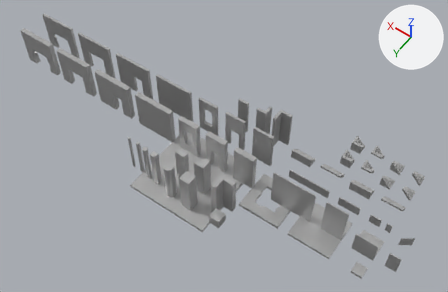
An edit to the Blender file assets/units/pd2_mod_mockup/tileset/mockup_tiles_all.blend, drawn before and after from the same camera.
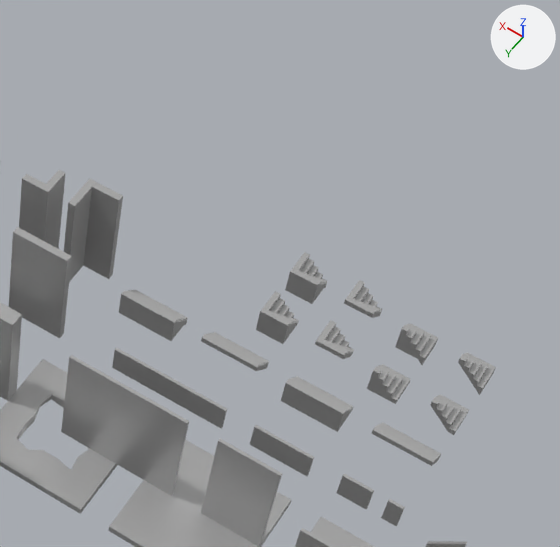
There are two pictures of each version: one whole from a 50 mm lens placed at (-4.0, 38.7, 45.8), pointed at (16.6, 9.8, 0.4), one close up on the part from 56% to 100% of the width and 16% to 82% of the height. The lights are fixed; the arrows at upper right show +X, +Y and +Z.

The older version as bpy lines, for what is in view:
```python
me_g_g_001 = bpy.data.meshes.new('g_g.001')
me_g_g_001.from_pydata(...)  # 56 vertices, 76 faces; spans x 0.0..4.0, y 0.0..4.0, z -0.25..0.0
me_g_g_001.materials.append(mat_mat_mkp)  # its picture is missing
me_g_g_007 = bpy.data.meshes.new('g_g.007')
me_g_g_007.from_pydata(...)  # 24 vertices, 6 faces; spans x 0.0..2.0, y 0.0..2.0, z -0.25..0.0
me_g_g_007.materials.append(mat_mat_mkp)  # its picture is missing
me_g_g_049 = bpy.data.meshes.new('g_g.049')
me_g_g_049.from_pydata(...)  # 36 vertices, 38 faces; spans x 0.0..1.0, y 0.0..1.0, z 0.0..1.0
me_g_g_049.materials.append(mat_mat_mkp)  # its picture is missing
ob_g_floor_2x2m = bpy.data.objects.new('g_floor_2x2m', me_g_g_007)
ob_g_floor_2x2m.parent = ob_rp_floor_2x2m
ob_g_floor_2x2m.location = (0.0, 0.0, 0.0)
ob_g_floor_4x4m_hole = bpy.data.objects.new('g_floor_4x4m_hole', me_g_g_001)
ob_g_floor_4x4m_hole.parent = ob_rp_floor_4x4m_hole
ob_g_floor_4x4m_hole.location = (0.0, 0.0, 0.0)
ob_g_stair_bot_d = bpy.data.objects.new('g_stair_bot_d', me_g_g_049)
ob_g_stair_bot_d.parent = ob_rp_stair_bot_d
ob_g_stair_bot_d.location = (0.0, 0.0, 0.0)
# also in view: 'g_wall_int_1m_b' at (14.5, 6.5, 2.0); 'g_stair_top_e' at (4.5, 2.5, 0.4); 'g_stair_top_a' at (7.0, 6.5, 0.4); 'g_stair_top_d' at (2.5, 2.5, 0.4); 'g_wall_int_1m_c' at (12.6, 6.4, 2.0)
```
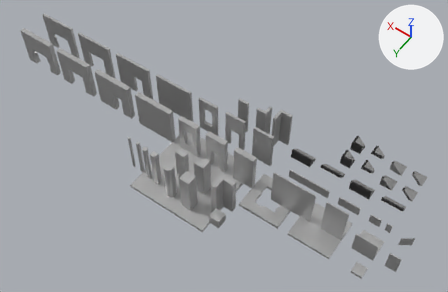
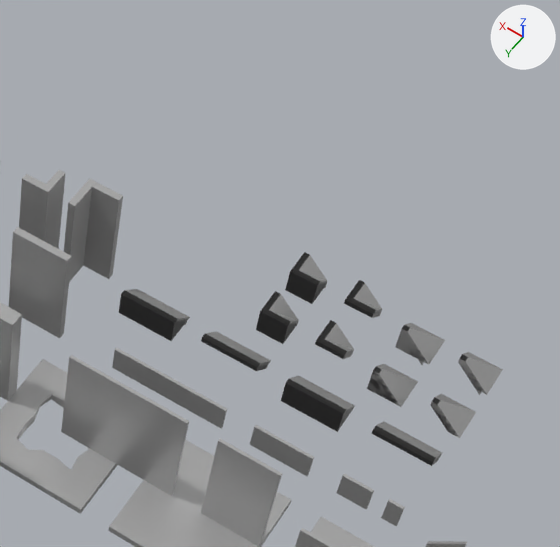
Changed parts and their boxes (x1, y1, x2, y2) in the close-ups (560 x 547 px):
'c_stair_top_d', added: after (395, 323, 445, 364)
'c_stair_bot_d', added: after (368, 364, 418, 407)
'c_stair_bot_c', added: after (430, 394, 476, 438)
'c_stair_bot_b', added: after (282, 376, 355, 431)
'c_stair_top_c', added: after (458, 352, 503, 395)
'c_stair_top_b', added: after (119, 289, 190, 341)
'c_stair_bot_a', added: after (372, 422, 442, 466)
'c_stair_bot_f', added: after (256, 291, 299, 344)
'c_stair_top_f', added: after (286, 253, 327, 304)
'c_stair_bot_e', added: after (316, 320, 354, 358)
'c_stair_top_e', added: after (344, 280, 382, 318)
'c_stair_top_a', added: after (205, 331, 271, 370)

Patch to the scene script:
```diff
--- a/assets/units/pd2_mod_mockup/tileset/mockup_tiles_all.blend.py
+++ b/assets/units/pd2_mod_mockup/tileset/mockup_tiles_all.blend.py
@@ ob_c_stair_top_f @@
+ob_c_stair_top_f = bpy.data.objects.new('c_stair_top_f', me_g_g_050)  # 11 vertices, 8 faces; spans x 0.0..1.0, y -0.1..0.9, z 0.0..1.0; in mat_mat_mkp (its picture is missing)
+ob_c_stair_top_f.parent = ob_rp_stair_top_f
+ob_c_stair_top_f.location = (6.0, 2.1, 0.0)
@@ ob_c_stair_top_e @@
+ob_c_stair_top_e = bpy.data.objects.new('c_stair_top_e', me_g_g_045)  # 14 vertices, 10 faces; spans x 0.0..1.0, y -0.1..0.9, z 0.0..1.0; in mat_mat_mkp (its picture is missing)
+ob_c_stair_top_e.parent = ob_rp_stair_top_e
+ob_c_stair_top_e.location = (4.0, 2.1, 0.0)
@@ ob_c_stair_top_d @@
+ob_c_stair_top_d = bpy.data.objects.new('c_stair_top_d', me_g_g_041)  # 8 vertices, 6 faces; spans x -0.2..1.0, y -0.3..0.9, z 0.0..1.0; in mat_mat_mkp (its picture is missing)
+ob_c_stair_top_d.parent = ob_rp_stair_top_d
+ob_c_stair_top_d.location = (2.0, 2.1, 0.0)
@@ ob_c_stair_top_c @@
+ob_c_stair_top_c = bpy.data.objects.new('c_stair_top_c', me_g_g_040)  # 11 vertices, 9 faces; spans x -0.2..1.0, y -0.3..0.9, z 0.0..1.0; in mat_mat_mkp (its picture is missing)
+ob_c_stair_top_c.parent = ob_rp_stair_top_c
+ob_c_stair_top_c.location = (0.0, 2.1, 0.0)
@@ ob_c_stair_bot_f @@
+ob_c_stair_bot_f = bpy.data.objects.new('c_stair_bot_f', me_g_g_050.copy())
+ob_c_stair_bot_f.parent = ob_rp_stair_bot_f
+ob_c_stair_bot_f.location = (6.0, 4.1, 0.0)
@@ ob_c_stair_bot_e @@
+ob_c_stair_bot_e = bpy.data.objects.new('c_stair_bot_e', me_g_g_045.copy())
+ob_c_stair_bot_e.parent = ob_rp_stair_bot_e
+ob_c_stair_bot_e.location = (4.0, 4.1, 0.0)
@@ ob_c_stair_bot_d @@
+ob_c_stair_bot_d = bpy.data.objects.new('c_stair_bot_d', me_g_g_041.copy())
+ob_c_stair_bot_d.parent = ob_rp_stair_bot_d
+ob_c_stair_bot_d.location = (2.0, 4.1, 0.0)
@@ ob_c_stair_bot_c @@
+ob_c_stair_bot_c = bpy.data.objects.new('c_stair_bot_c', me_g_g_040.copy())
+ob_c_stair_bot_c.parent = ob_rp_stair_bot_c
+ob_c_stair_bot_c.location = (0.0, 4.1, 0.0)
@@ ob_c_stair_top_b @@
+ob_c_stair_top_b = bpy.data.objects.new('c_stair_top_b', me_g_g_020)  # 8 vertices, 6 faces; spans x 0.0..2.0, y -0.2..1.0, z 0.0..1.0; in mat_mat_mkp (its picture is missing)
+ob_c_stair_top_b.parent = ob_rp_stair_top_b
+ob_c_stair_top_b.location = (9.0, 6.0, 0.0)
@@ ob_c_stair_top_a @@
+ob_c_stair_top_a = bpy.data.objects.new('c_stair_top_a', me_g_g_016)  # 10 vertices, 7 faces; spans x 0.0..2.0, y -0.2..1.0, z 0.0..1.0; in mat_mat_mkp (its picture is missing)
+ob_c_stair_top_a.parent = ob_rp_stair_top_a
+ob_c_stair_top_a.location = (6.0, 6.0, 0.0)
@@ ob_c_stair_bot_b @@
+ob_c_stair_bot_b = bpy.data.objects.new('c_stair_bot_b', me_g_g_020.copy())
+ob_c_stair_bot_b.parent = ob_rp_stair_bot_b
+ob_c_stair_bot_b.location = (3.0, 6.0, 0.0)
@@ ob_c_stair_bot_a @@
+ob_c_stair_bot_a = bpy.data.objects.new('c_stair_bot_a', me_g_g_016.copy())
+ob_c_stair_bot_a.parent = ob_rp_stair_bot_a
+ob_c_stair_bot_a.location = (0.0, 0.0, 0.0)
```
